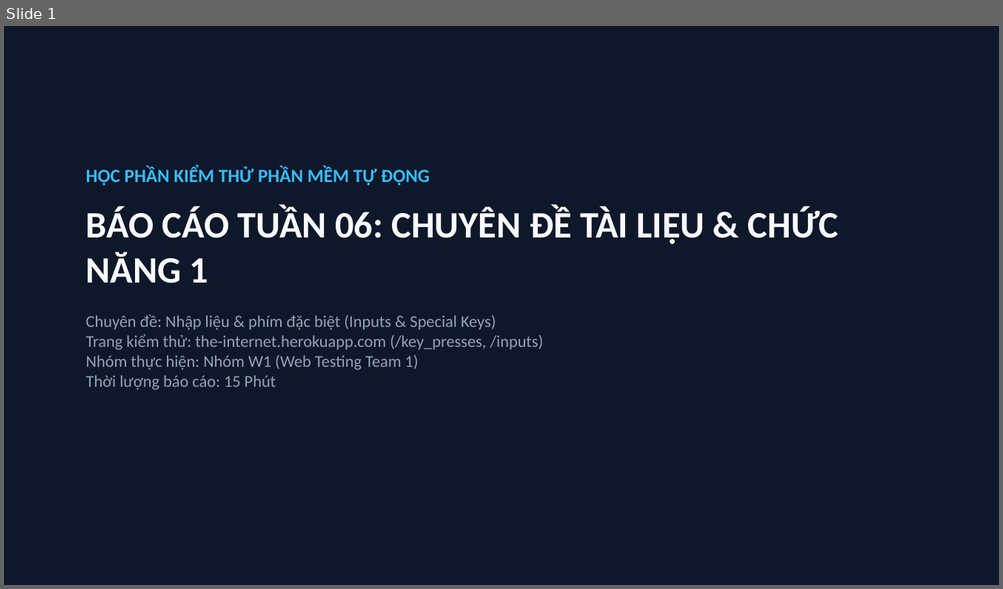
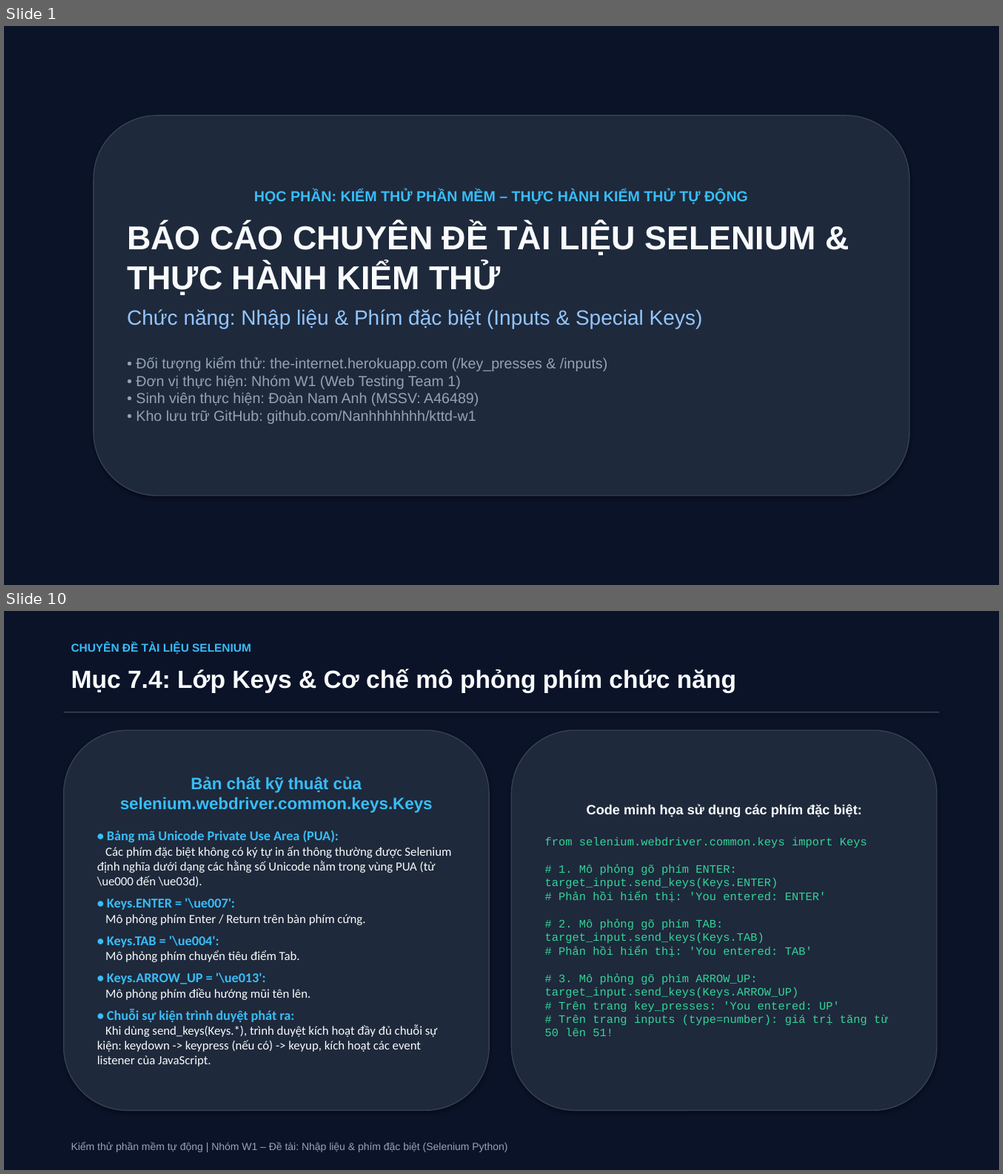
Before and after one commit to Nanhhhhhhh/kttd-w1, a slide deck: tuan-06/slide_tuan06_w1.pptx. Shown one above the other, each under a label of ours: slide 1 before the commit, slides 1 and 10 after it; the slides between them are not shown. The pictures are 1003x589 and 1003x1174 pixels, drawn with LibreOffice and Linux fonts; fonts in the diff are those of the drawing. Boxes give left, top, right and bottom in pixels: in the first picture for what was removed or moved away, otherwise in the second. Text is boxed around its words. In the diff, an @@ line names an element or a change of style, - is before the commit and + after.

Commit message:
T06: Nâng cấp bộ Slide báo cáo 18 trang chuyên sâu (PPTX & HTML)

```diff
--- a/tuan-06/slide_tuan06_w1.pptx
+++ b/tuan-06/slide_tuan06_w1.pptx
@@ slide 10 added at [4,611,999,1170], background #FFFFFF @@
@@ rectangle added at [4,611,999,1170], fill #0B1329 @@
@@ text added at [71,643,251,654], 11 pt, text #38BDF8, bold @@
+CHUYÊN ĐỀ TÀI LIỆU SELENIUM
@@ text added at [71,669,736,693], 24 pt, text #F8FAFC, bold @@
+Mục 7.4: Lớp Keys & Cơ chế mô phỏng phím chức năng
@@ rectangle added at [64,712,939,712], fill #334155 @@
@@ rounded rectangle added at [64,730,489,1111], fill #1E293B, outline #334155 1 pt, 12 pt, text #F8FAFC @@
+Bản chất kỹ thuật của selenium.webdriver.common.keys.Keys
+• Bảng mã Unicode Private Use Area (PUA):
+Các phím đặc biệt không có ký tự in ấn thông thường được Selenium định nghĩa dưới dạng các hằng số Unicode nằm trong vùng PUA (từ \ue000 đến \ue03d).
+• Keys.ENTER = '\ue007':
+Mô phỏng phím Enter / Return trên bàn phím cứng.
+• Keys.TAB = '\ue004':
+Mô phỏng phím chuyển tiêu điểm Tab.
+• Keys.ARROW_UP = '\ue013':
+Mô phỏng phím điều hướng mũi tên lên.
+• Chuỗi sự kiện trình duyệt phát ra:
+Khi dùng send_keys(Keys.*), trình duyệt kích hoạt đầy đủ chuỗi sự kiện: keydown -> keypress (nếu có) -> keyup, kích hoạt các event listener của JavaScript.
@@ rounded rectangle added at [512,730,936,1111], fill #1E293B, outline #334155 1 pt, 11 pt, text #34D399 @@
+Code minh họa sử dụng các phím đặc biệt:
+from selenium.webdriver.common.keys import Keys
+# 1. Mô phỏng gõ phím ENTER:
+target_input.send_keys(Keys.ENTER)
+# Phản hồi hiển thị: 'You entered: ENTER'
+# 2. Mô phỏng gõ phím TAB:
+target_input.send_keys(Keys.TAB)
+# Phản hồi hiển thị: 'You entered: TAB'
+# 3. Mô phỏng gõ phím ARROW_UP:
+target_input.send_keys(Keys.ARROW_UP)
+# Trên trang key_presses: 'You entered: UP'
+# Trên trang inputs (type=number): giá trị tăng từ 50 lên 51!
@@ text added at [71,1142,507,1153], 10 pt, text #94A3B8 @@
+Kiểm thử phần mềm tự động | Nhóm W1 – Đề tài: Nhập liệu & phím đặc biệt (Selenium Python)
@@ slide 1 changed as well @@
@@ rectangle at [4,26,999,585]: fill #0F172A to #0B1329 @@
@@ rounded rectangle "HỌC PHẦN: KIỂM THỬ PHẦN ...": place and size @@
-rounded rectangle "HỌC PHẦN: KIỂM THỬ PHẦN ..." at [86,167,838,390]
+rounded rectangle "HỌC PHẦN: KIỂM THỬ PHẦN ..." at [94,116,909,496]
@@ rounded rectangle "HỌC PHẦN: KIỂM THỬ PHẦN ..." at [94,116,909,496]: vertical alignment top to middle; fill none to #1E293B; outline none to #334155 1 pt; shadow on @@
@@ text in rounded rectangle at [127,190,815,424]: text changed; size 16 to 14 pt; font Calibri to Arial @@
-HỌC PHẦN KIỂM THỬ PHẦN MỀM TỰ ĐỘNG
-BÁO CÁO TUẦN 06: CHUYÊN ĐỀ TÀI LIỆU & CHỨC NĂNG 1
-Chuyên đề: Nhập liệu & phím đặc biệt (Inputs & Special Keys)
-Trang kiểm thử: the-internet.herokuapp.com (/key_presses, /inputs)
-Nhóm thực hiện: Nhóm W1 (Web Testing Team 1)
-Thời lượng báo cáo: 15 Phút
+HỌC PHẦN: KIỂM THỬ PHẦN MỀM – THỰC HÀNH KIỂM THỬ TỰ ĐỘNG
+BÁO CÁO CHUYÊN ĐỀ TÀI LIỆU SELENIUM & THỰC HÀNH KIỂM THỬ
+Chức năng: Nhập liệu & Phím đặc biệt (Inputs & Special Keys)
+• Đối tượng kiểm thử: the-internet.herokuapp.com (/key_presses & /inputs)
+• Đơn vị thực hiện: Nhóm W1 (Web Testing Team 1)
+• Sinh viên thực hiện: Đoàn Nam Anh (MSSV: A46489)
+• Kho lưu trữ GitHub: github.com/Nanhhhhhhh/kttd-w1
```
Also in this commit, not shown: 3 other slides changed, 13 other slides added, 5 slides removed, 3 other files.
